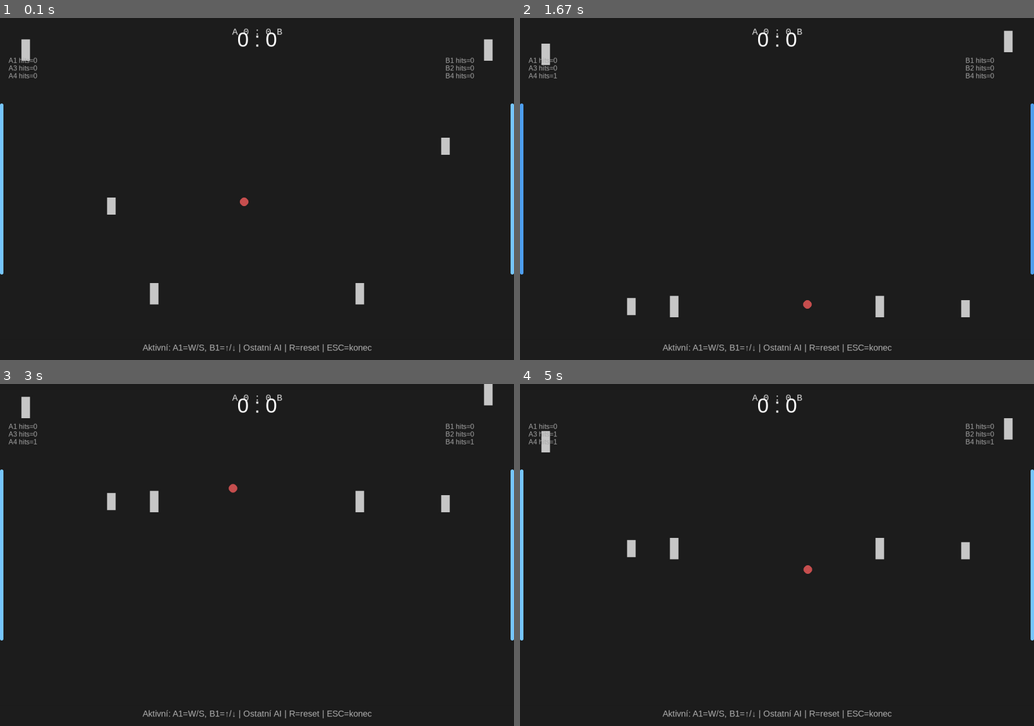
Above: before the commit, frames 1-4 (two rows, left to right).
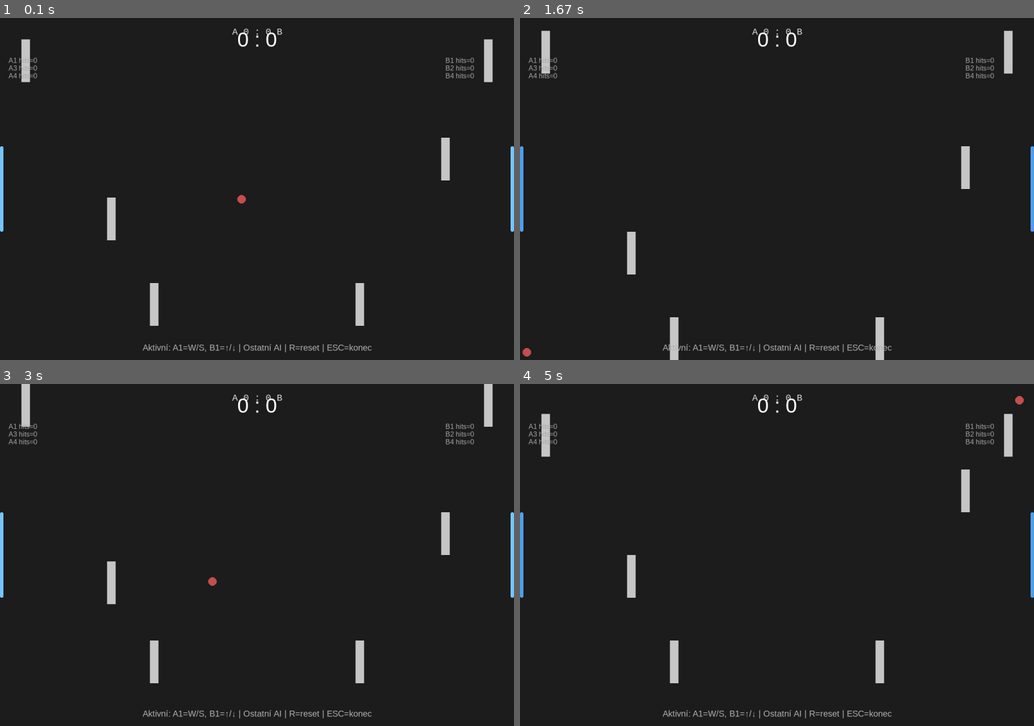
Above: after the commit, the same moments.

Repository: lucny/multipong
Game: pygame game, started from multipong/network/client/client_main.py
Same seed, same stepped clock (60 frames per second), same inputs: the game is played once before the commit and once after it.
Inputs:
- Up to frame 1 (0.1 s): no input
- Up to frame 2 (1.67 s): hold Up 0.33-0.8 s; hold Down 0.83-1.13 s; hold S 0.83-1.13 s; hold Up 1.17-1.53 s; hold W 1.17-1.53 s; hold Down from 1.57 s (still down); hold S from 1.57 s (still down)
- Up to frame 3 (3 s): release Down at 1.93 s; release S at 1.93 s; hold Up 1.97-2.27 s; hold W 1.97-2.27 s; hold Down 2.3-2.6 s; hold S 2.3-2.6 s; hold Up from 2.63 s (still down); hold W from 2.63 s (still down)
- Up to frame 4 (5 s): release Up at 3 s; release W at 3 s; hold Down 3.03-3.4 s; hold S 3.03-3.4 s; hold Up 3.43-3.73 s; hold W 3.43-3.73 s; hold Down 3.77-4.07 s; hold S 3.77-4.07 s; hold Up 4.1-4.47 s; hold W 4.1-4.47 s; hold Down 4.5-4.87 s; hold S 4.5-4.87 s; hold Up from 4.9 s (still down); hold W from 4.9 s (still down)

The runs differ from the first frame. In frame 1, 1.1% of the frame differs, in the area x 0-100%, y 12-90%; in frame 2, 1.9%; in frame 3, 1.9%; in frame 4, 2.3%, in the area x 0-100%, y 3-88%.

Commit message:
FAZE 6 - config.json

Diff:
--- /dev/null
+++ b/multipong/config/__init__.py
@@ -0,0 +1,9 @@
+"""
+multipong/config/ – Konfigurační systém MULTIPONG.
+
+Spravuje načítání a zpřístupnění nastavení hry z config.json.
+"""
+
+from multipong.config.config_loader import load_config, get
+
+__all__ = ["load_config", "get"]
--- /dev/null
+++ b/multipong/config/config.json
@@ -0,0 +1,43 @@
+{
+  "game": {
+    "arena_width": 1200,
+    "arena_height": 800,
+    "match_duration_seconds": 180
+  },
+
+  "paddles": {
+    "count_per_team": 4,
+    "width": 20,
+    "height": 100,
+    "speed": 6,
+    "heights": {
+      "A1": 100,
+      "A2": 0,
+      "A3": 100,
+      "A4": 100,
+      "B1": 100,
+      "B2": 100,
+      "B3": 0,
+      "B4": 100
+    }
+  },
+
+  "ball": {
+    "radius": 10,
+    "speed_x": 6,
+    "speed_y": 4,
+    "speed_increment_on_hit": 0.2
+  },
+
+  "goals": {
+    "size": 200
+  },
+
+  "server": {
+    "tick_rate": 60
+  },
+
+  "client": {
+    "fps": 60
+  }
+}
--- /dev/null
+++ b/multipong/config/config_loader.py
@@ -0,0 +1,88 @@
+"""
+config_loader.py – Načítač konfigurace pro MULTIPONG.
+
+Zpřístupňuje bezpečné čtení konfiguračních parametrů z config.json.
+"""
+
+import json
+import os
+import logging
+
+logger = logging.getLogger(__name__)
+
+# Globální cache konfigurace
+CONFIG: dict = {}
+
+
+def load_config() -> dict:
+    """
+    Načte config.json do globální proměnné CONFIG.
+
+    Returns:
+        dict: Načtená konfigurace
+    """
+    global CONFIG
+
+    config_path = os.path.join(os.path.dirname(__file__), "config.json")
+
+    try:
+        with open(config_path, "r", encoding="utf-8") as f:
+            CONFIG = json.load(f)
+        logger.info(f"✅ Konfigurace načtena z {config_path}")
+        return CONFIG
+    except FileNotFoundError:
+        logger.error(f"❌ Konfigurační soubor nenalezen: {config_path}")
+        CONFIG = {}
+        return CONFIG
+    except json.JSONDecodeError as e:
+        logger.error(f"❌ Chyba při parsování JSON: {e}")
+        CONFIG = {}
+        return CONFIG
+
+
+def get(path: str, default=None):
+    """
+    Bezpečné získání hodnoty z konfigurace.
+
+    Path ve tvaru 'section.key' nebo 'section.subsection.key'
+
+    Args:
+        path: Cesta ke konfigurační hodnotě (např. 'ball.radius')
+        default: Výchozí hodnota, pokud cesta neexistuje
+
+    Returns:
+        Hodnota z konfigurace nebo default
+
+    Examples:
+        >>> get("ball.radius")
+        10
+        >>> get("nonexistent.key", 42)
+        42
+    """
+    if not CONFIG:
+        logger.warning("⚠️ Konfigurace není načtena. Volejte load_config() nejprve.")
+        return default
+
+    parts = path.split(".")
+    value = CONFIG
+
+    for part in parts:
+        if isinstance(value, dict) and part in value:
+            value = value[part]
+        else:
+            logger.debug(f"⚠️ Konfigurační cesta '{path}' neexistuje, vrácena výchozí hodnota: {default}")
+            return default
+
+    return value
+
+
+def get_all() -> dict:
+    """
+    Vrátí celou načtenou konfiguraci.
+
+    Returns:
+        dict: Celá konfigurace
+    """
+    if not CONFIG:
+        logger.warning("⚠️ Konfigurace není načtena.")
+    return CONFIG.copy()
--- a/multipong/network/server/websocket_server.py
+++ b/multipong/network/server/websocket_server.py
@@ -14,6 +14,7 @@
 from .lobby_manager import LobbyManager
 from multipong.engine.game_engine import MultipongEngine
 from multipong.network.server.game_loop import run_game_loop
+from multipong import settings
 
 # Nastavení loggeru
 logging.basicConfig(
@@ -34,7 +35,11 @@
 lobby = LobbyManager()
 
 # Herní engine a sdílená mapa vstupů pro game loop
-engine = MultipongEngine()
+engine = MultipongEngine(
+    arena_width=settings.WINDOW_WIDTH,
+    arena_height=settings.WINDOW_HEIGHT,
+    num_players_per_team=settings.PADDLES_COUNT_PER_TEAM
+)
 _shared_player_inputs: Dict[str, Dict[str, bool]] = {}
 
 
--- a/multipong/settings.py
+++ b/multipong/settings.py
@@ -1,78 +1,75 @@
 """Globální nastavení projektu MULTIPONG.
 
-Postupně přecházíme z pevných konstant na konfiguraci načítanou ze souboru
-`config.json` v kořenovém adresáři projektu.
-Pokud soubor neexistuje nebo klíč chybí, použijí se bezpečné defaulty.
+Konfigurace je nyní načítána z multipong/config/config.json pomocí config_loader.
+Všechny parametry jsou pro pohodlí zde znovu vystaveny.
 """
 
 from __future__ import annotations
 
-import json
-import pathlib
-from typing import Any, Dict
+from typing import Dict
 
-# ---------------------------------------------------------------------------
-# Načtení config.json (volitelné)
-# ---------------------------------------------------------------------------
-_CONFIG_PATH = pathlib.Path(__file__).resolve().parents[1] / "config.json"
-_raw_config: Dict[str, Any] = {}
-if _CONFIG_PATH.exists():  # pragma: no cover - jednoduché IO
-	try:
-		_raw_config = json.loads(_CONFIG_PATH.read_text(encoding="utf-8"))
-	except Exception:  # pragma: no cover - při chybě ignorujeme
-		_raw_config = {}
+# Načteme konfiguraci ze config_loader
+from multipong.config.config_loader import load_config, get as config_get
+
+# Inicializujeme konfiguraci
+_config = load_config()
 
 
-# Helper pro čtení hodnot s fallbackem
-def _cfg(key: str, default: Any) -> Any:
-	return _raw_config.get(key, default)
-
-
-# Rozměry okna / arény (musí ladit s inicializací MultipongEngine v klientovi)
-WINDOW_WIDTH: int = int(_cfg("window_width", 1200))
-WINDOW_HEIGHT: int = int(_cfg("window_height", 800))
+# Rozměry okna / arény
+WINDOW_WIDTH: int = int(config_get("game.arena_width", 1200))
+WINDOW_HEIGHT: int = int(config_get("game.arena_height", 800))
 
 # Výchozí parametry míčku
-BALL_RADIUS: int = 10
-BALL_SPEED_X: float = 5.0
-BALL_SPEED_Y: float = 5.0
-BALL_SPEED_INCREMENT: float = float(_cfg("ball_speed_increment", 0.2))  # Zvýšení rychlosti po každém odrazu od pálky
+BALL_RADIUS: int = int(config_get("ball.radius", 10))
+BALL_SPEED_X: float = float(config_get("ball.speed_x", 6.0))
+BALL_SPEED_Y: float = float(config_get("ball.speed_y", 4.0))
+BALL_SPEED_INCREMENT: float = float(config_get("ball.speed_increment_on_hit", 0.2))
 
-# Velikost branky (výška vertikálního pásma) – konfigurovatelné
-GOAL_SIZE: int = int(_cfg("goal_size", 200))
+# Velikost branky
+GOAL_SIZE: int = int(config_get("goals.size", 200))
 
 # Délka pauzy po gólu (sekundy)
-GOAL_PAUSE_SECONDS: float = float(_cfg("goal_pause_seconds", 1.0))
+GOAL_PAUSE_SECONDS: float = 1.0
 
-# Výška pálky (konfigurovatelná)
-PADDLE_HEIGHT: int = int(_cfg("paddle_height", 100))
+# Výška pálky
+PADDLE_HEIGHT: int = int(config_get("paddles.height", 100))
+
+# Šířka pálky
+PADDLE_WIDTH: int = int(config_get("paddles.width", 20))
+
+# Počet pálek na tým
+PADDLES_COUNT_PER_TEAM: int = int(config_get("paddles.count_per_team", 4))
+
+# Rychlost pálek
+PADDLE_SPEED: int = int(config_get("paddles.speed", 6))
 
 # Per-slot výšky pálek (pokud definováno)
-PADDLE_HEIGHTS: Dict[str, int] = {
-	k: int(v) for k, v in _cfg("paddle_heights", {}).items() if isinstance(v, (int, float))
-}
+PADDLE_HEIGHTS: Dict[str, int] = {}
+paddle_heights_config = config_get("paddles.heights", {})
+if isinstance(paddle_heights_config, dict):
+    PADDLE_HEIGHTS = {k: int(v) for k, v in paddle_heights_config.items() if isinstance(v, (int, float))}
 
 # Režim neomezeného pohybu pálek v ose Y
-PADDLES_UNRESTRICTED_Y: bool = bool(_cfg("paddles_unrestricted_y", False))
+PADDLES_UNRESTRICTED_Y: bool = False
 
-# Parametr pro postupné snižování rychlosti míčku (decay faktor za frame)
-BALL_SPEED_DECAY: float = float(_cfg("ball_speed_decay", 1.0))  # 1.0 = bez decaye (fallback)
-BALL_SPEED_DECAY_X: float = float(_cfg("ball_speed_decay_x", BALL_SPEED_DECAY))
-BALL_SPEED_DECAY_Y: float = float(_cfg("ball_speed_decay_y", BALL_SPEED_DECAY))
-BALL_SPEED_MAX: float = float(_cfg("ball_speed_max", 12.0))
+# Parametr pro postupné snižování rychlosti míčku
+BALL_SPEED_DECAY: float = 1.0
+BALL_SPEED_DECAY_X: float = 1.0
+BALL_SPEED_DECAY_Y: float = 1.0
+BALL_SPEED_MAX: float = 12.0
 
 # Stretch efekt konfigurace
-PADDLE_HIT_STRETCH: float = float(_cfg("paddle_hit_stretch", 1.3))
-PADDLE_STRETCH_DECAY: float = float(_cfg("paddle_stretch_decay", 0.92))
+PADDLE_HIT_STRETCH: float = 1.3
+PADDLE_STRETCH_DECAY: float = 0.92
 
-# Rally adapt faktor – ovlivňuje snížení přírůstku rychlosti s narůstající délkou výměny
-RALLY_ADAPT_FACTOR: float = float(_cfg("rally_adapt_factor", 0.05))
+# Rally adapt faktor
+RALLY_ADAPT_FACTOR: float = 0.05
 
-# FPS pro klienta (zatím informativní)
-DEFAULT_FPS: int = int(_cfg("default_fps", 60))
+# FPS pro klienta
+DEFAULT_FPS: int = int(config_get("client.fps", 60))
 
 # Server tick rate (Hz) - frekvence game loop aktualizací
-SERVER_TICK_RATE: int = int(_cfg("server_tick_rate", 60))
+SERVER_TICK_RATE: int = int(config_get("server.tick_rate", 60))
 
 __all__ = [
 	"WINDOW_WIDTH",
@@ -84,6 +81,9 @@
 	"GOAL_SIZE",
 	"GOAL_PAUSE_SECONDS",
 	"PADDLE_HEIGHT",
+	"PADDLE_WIDTH",
+	"PADDLES_COUNT_PER_TEAM",
+	"PADDLE_SPEED",
 	"PADDLE_HEIGHTS",
 	"PADDLES_UNRESTRICTED_Y",
 	"BALL_SPEED_DECAY",
